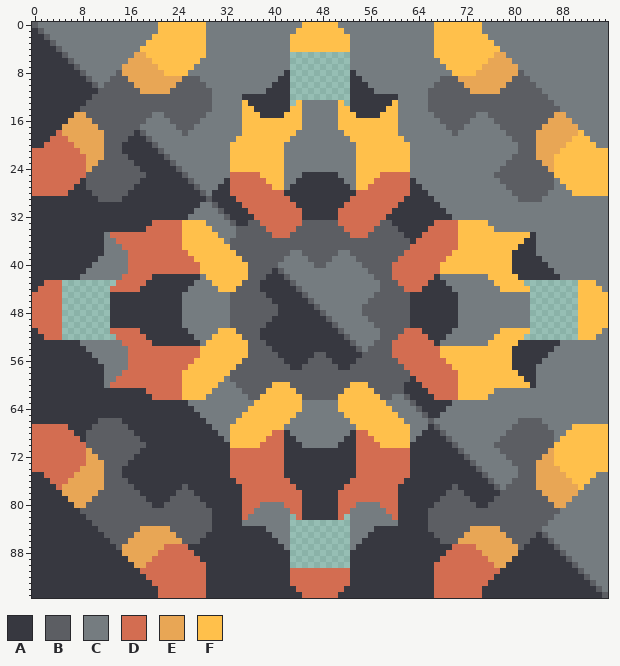
Edited in one commit: sprite sheet (sprites/blocks/craft/a041sand-press.png). Above is the file before it was changed.
The file is 96x96 pixels.
Palette (. is transparent): A #373840  B #5c5e63  C #757c80  D #d36d51  E #e8a655  F #ffc04b
Now the later version:
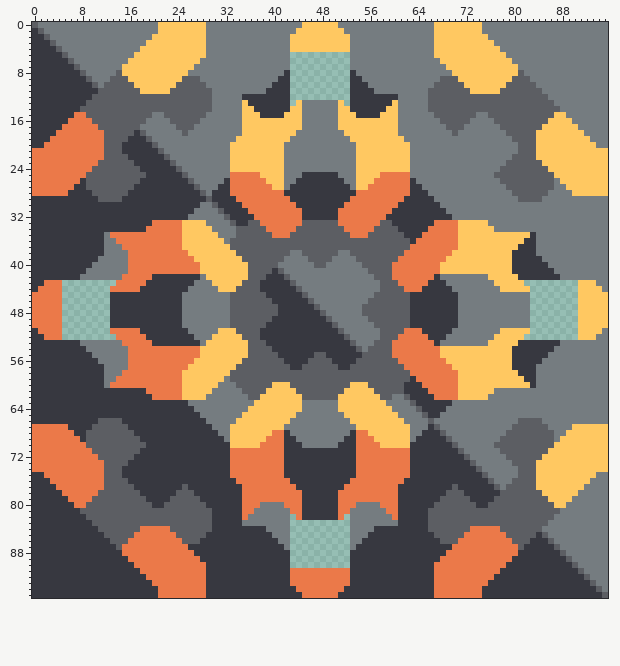
Edits made:
colour D: #d36d51 -> #eb7949
colour F: #ffc04b -> #ffc861
Changed rows in their new state; - is a pixel that keeps its letter.
first column x 15:
 5 --FF----------------------------------------------------------FF--
 6 -FFFF--------------------------------------------------------FFFF-
 7 FFFFFF------------------------------------------------------FFFFFF
 8 FFFFFFF----------------------------------------------------FFFFFFF
 9 -FFFFFFFFF----------------------------------------------FFFFFFFFF-
10 --FFFFFFF------------------------------------------------FFFFFFF--
11 ---FFFFF--------------------------------------------------FFFFF---
first column x 5:
15 --DD------------------------------------------------------------------------------FF--
16 -DDDD----------------------------------------------------------------------------FFFF-
17 DDDDDD--------------------------------------------------------------------------FFFFFF
18 DDDDDDD------------------------------------------------------------------------FFFFFFF
19 -DDDDDD------------------------------------------------------------------------FFFFFF-
20 --DDDDD------------------------------------------------------------------------FFFFF--
21 ---DDDD------------------------------------------------------------------------FFFF---
22 ----DDD------------------------------------------------------------------------FFF----
23 ----DD--------------------------------------------------------------------------FF----
24 ----D----------------------------------------------------------------------------F----
first column x 5:
71 ----D----------------------------------------------------------------------------F----
72 ----DD--------------------------------------------------------------------------FF----
73 ----DDD------------------------------------------------------------------------FFF----
74 ---DDDD------------------------------------------------------------------------FFFF---
75 --DDDDD------------------------------------------------------------------------FFFFF--
76 -DDDDDD------------------------------------------------------------------------FFFFFF-
77 DDDDDDD------------------------------------------------------------------------FFFFFFF
78 DDDDDD--------------------------------------------------------------------------FFFFFF
79 -DDDD----------------------------------------------------------------------------FFFF-
80 --DD------------------------------------------------------------------------------FF--
first column x 15:
84 ---DDDDD--------------------------------------------------DDDDD---
85 --DDDDDDD------------------------------------------------DDDDDDD--
86 -DDDDDDDDD----------------------------------------------DDDDDDDDD-
87 DDDDDDD----------------------------------------------------DDDDDDD
88 DDDDDD------------------------------------------------------DDDDDD
89 -DDDD--------------------------------------------------------DDDD-
90 --DD----------------------------------------------------------DD--
